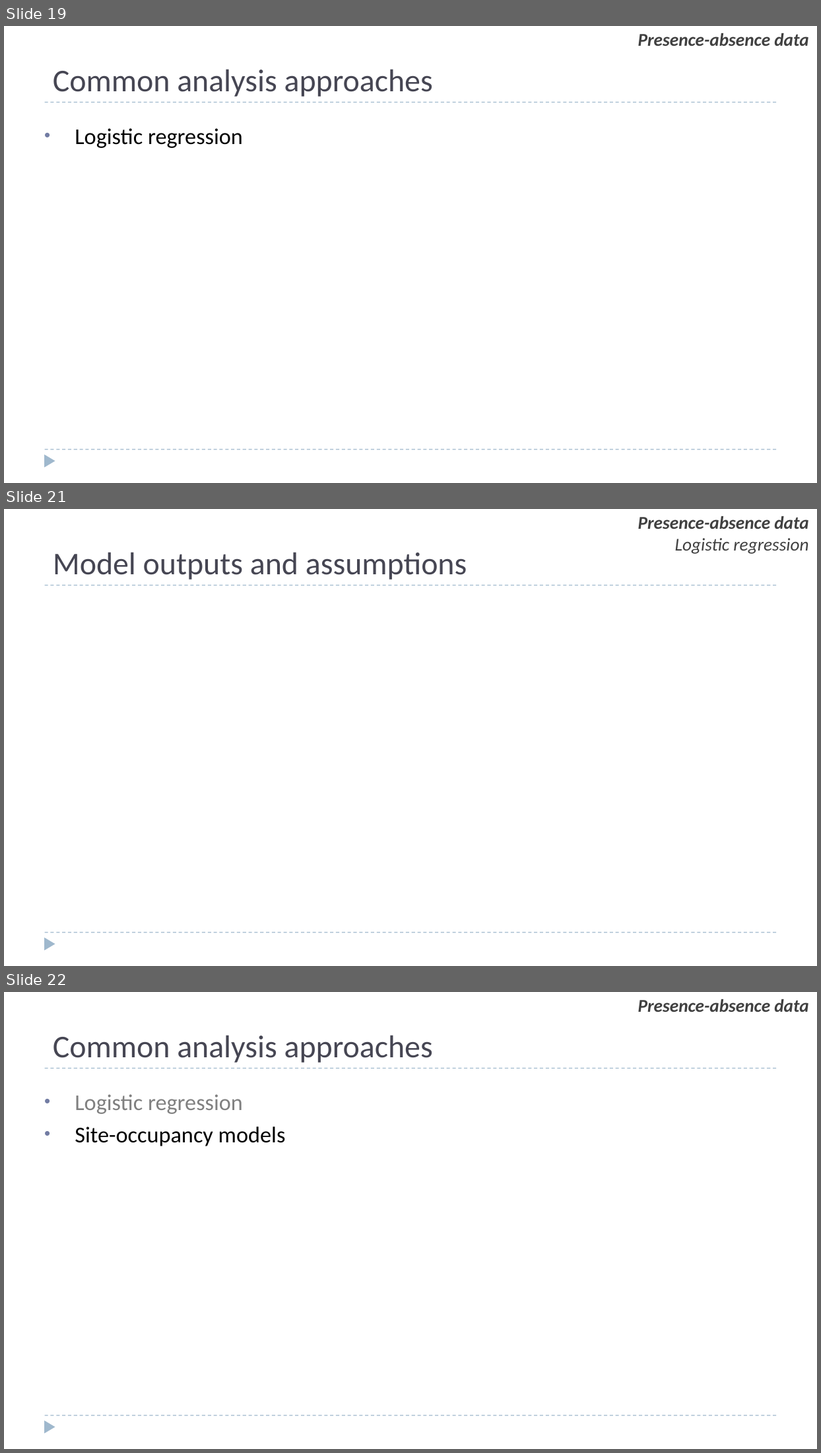
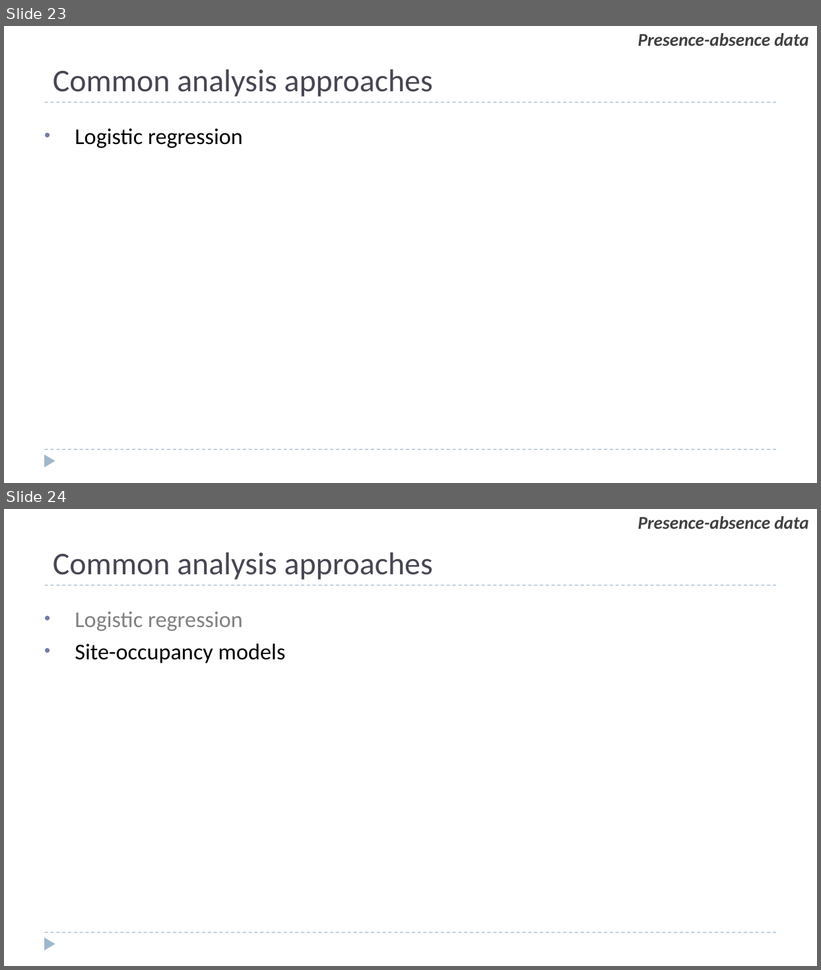
Before and after one commit to ssa200/ssa200.github.io, a slide deck: static/lectures/03_occ-data.pptx. Shown one above the other, each under a label of ours: slides 19, 21 and 22 before the commit, slides 23 and 24 after it; the slides between them are not shown. The pictures are 821x1453 and 821x970 pixels, drawn with LibreOffice and Linux fonts; fonts in the diff are those of the drawing; background and template pictures are left out. Boxes give left, top, right and bottom in pixels: in the first picture for what was removed or moved away, otherwise in the second. Text is boxed around its words. In the diff, an @@ line names an element or a change of style, - is before the commit and + after.

```diff
--- a/static/lectures/03_occ-data.pptx
+++ b/static/lectures/03_occ-data.pptx
@@ slide 21 removed at (4, 509, 817, 966), background #FFFFFF; not listed: 3 template elements that a slide beside it also shows @@
@@ text removed at (638, 516, 809, 554) @@
-Presence-absence data
-Logistic regression
@@ title removed at (53, 552, 467, 580) @@
-Model outputs and assumptions
@@ what was slide 19 is now slide 23 @@
@@ what was slide 22 is now slide 24 @@
```
Also in this commit, not shown: 4 slides changed, 5 slides added, 2 other slides removed, 9 other files.
